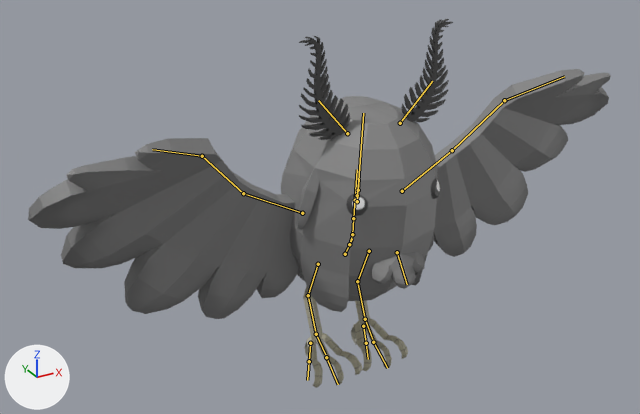
What one commit did to the FBX model Assets/Models/mothman.fbx.
One viewpoint serves both versions: a camera (50 mm lens) standing at (-3.89, -6.5, 4.99) and looking at (-0.28, 0.04, 1.72). Every picture has the same lights, and +X, +Y and +Z are marked at lower left. The picture after the commit comes second. Both versions are drawn at frame 1 of the action 'metarig|Action'; the numbers are the values there. The bones that change, and the others that lie on the model, are drawn over the model as lines.
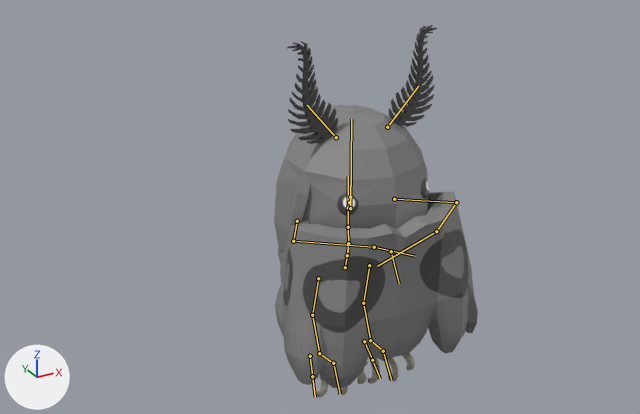
The edits, one by one:
Bone 'spine' (bone_spine) moves from (0.0, 0.142, -0.037) to (0.0, 0.0, 0.0).
Bone 'spine' (bone_spine) turns from (15, 0, 0) to (0, 0, 0) degrees about its own x, y and z.
Bone 'spine.002' (bone_spine_002) turns from (-8, 0, 0) to (0, 0, 0) degrees about its own x, y and z.
Bone 'face' (bone_face) turns from (-1, 0, 0) to (0, 0, 0) degrees about its own x, y and z.
Bone 'antenna' (bone_antenna) turns from (-1, 2, -3) to (0, 0, 0) degrees about its own x, y and z.
Bone 'antenna.001' (bone_antenna_001) turns from (-1, -2, -2) to (0, 0, 0) degrees about its own x, y and z.
Bone 'upper_arm.L' (bone_upper_arm_l) moves from (0.001, 0.002, 0.0) to (0.0, 0.0, 0.0).
Bone 'upper_arm.L' (bone_upper_arm_l) turns from (2, 1, -1) to (70, -16, -29) degrees about its own x, y and z.
Bone 'forearm.L' (bone_forearm_l) turns from (5, 3, -4) to (56, 10, -58) degrees about its own x, y and z.
Bone 'hand.L' (bone_hand_l) turns from (17, 22, -1) to (47, 20, -13) degrees about its own x, y and z.
Bone 'upper_arm.R' (bone_upper_arm_r) moves from (-0.001, 0.002, 0.0) to (0.0, 0.0, 0.0).
Bone 'upper_arm.R' (bone_upper_arm_r) turns from (2, -1, 1) to (70, 16, 29) degrees about its own x, y and z.
Bone 'forearm.R' (bone_forearm_r) turns from (6, -4, 5) to (56, -10, 58) degrees about its own x, y and z.
Bone 'hand.R' (bone_hand_r) turns from (17, -22, 1) to (47, -20, 13) degrees about its own x, y and z.
Bone 'chest' (bone_chest) turns from (-12, 0, 0) to (0, 0, 0) degrees about its own x, y and z.
Bone 'thigh.L' (bone_thigh_l) turns from (10, 0, 0) to (12, 0, 0) degrees about its own x, y and z.
Bone 'shin.L' (bone_shin_l) turns from (-49, 0, 0) to (-33, 0, 0) degrees about its own x, y and z.
Bone 'foot.L' (bone_foot_l) turns from (47, -10, 17) to (4, 0, 2) degrees about its own x, y and z.
Bone 'toe.L' (bone_toe_l) turns from (0, 0, 0) to (-72, 10, 9) degrees about its own x, y and z.
Bone 'heel.02.L' (bone_heel_02_l) moves from (0.113, -0.172, -0.016) to (0.0, 0.0, 0.0).
Bone 'heel.02.L' (bone_heel_02_l) turns from (-9, -34, -109) to (-12, -29, -93) degrees about its own x, y and z.
Bone 'thigh.R' (bone_thigh_r) turns from (9, 0, 0) to (16, 0, 0) degrees about its own x, y and z.
Bone 'shin.R' (bone_shin_r) turns from (-49, 0, 0) to (-38, 0, 0) degrees about its own x, y and z.
Bone 'foot.R' (bone_foot_r) turns from (47, 10, -17) to (4, 0, -2) degrees about its own x, y and z.
Bone 'toe.R' (bone_toe_r) turns from (0, 0, 0) to (-72, -10, -9) degrees about its own x, y and z.
Bone 'heel.02.R' (bone_heel_02_r) moves from (-0.113, -0.172, -0.016) to (0.0, 0.0, 0.0).
Bone 'heel.02.R' (bone_heel_02_r) turns from (-9, 34, 109) to (-13, 27, 87) degrees about its own x, y and z.

Location of each change, [x1, y1, x2, y2] in pixels of the pictures (640 x 414 px):
'Sphere', posed (65% narrower)
    before: [28, 19, 611, 388]
    after: [274, 25, 478, 398]
bone 'spine', root to tip
    before: (345, 254) to (352, 239)
    after: (345, 267) to (348, 248)
bone 'spine.002', root to tip
    before: (352, 234) to (353, 218)
    after: (348, 243) to (348, 227)
bone 'face', root to tip
    before: (357, 201) to (363, 113)
    after: (350, 208) to (351, 119)
bone 'antenna', root to tip
    before: (347, 133) to (318, 100)
    after: (336, 137) to (307, 105)
bone 'antenna.001', root to tip
    before: (400, 123) to (432, 81)
    after: (387, 127) to (418, 86)
bone 'upper_arm.L', root to tip
    before: (402, 191) to (452, 150)
    after: (394, 199) to (456, 202)
bone 'forearm.L', root to tip
    before: (452, 150) to (504, 100)
    after: (456, 202) to (436, 231)
bone 'hand.L', root to tip
    before: (504, 100) to (564, 76)
    after: (436, 231) to (377, 266)
bone 'upper_arm.R', root to tip
    before: (302, 213) to (243, 193)
    after: (297, 221) to (293, 241)
bone 'forearm.R', root to tip
    before: (243, 193) to (202, 156)
    after: (293, 241) to (374, 247)
bone 'hand.R', root to tip
    before: (202, 156) to (152, 149)
    after: (374, 247) to (415, 256)
bone 'chest', root to tip
    before: (397, 252) to (407, 284)
    after: (391, 251) to (399, 283)
bone 'thigh.L', root to tip
    before: (369, 251) to (357, 281)
    after: (369, 265) to (363, 303)
bone 'shin.L', root to tip
    before: (357, 281) to (365, 319)
    after: (363, 303) to (370, 340)
bone 'foot.L', root to tip
    before: (365, 319) to (372, 339)
    after: (370, 340) to (381, 349)
bone 'toe.L', root to tip
    before: (373, 342) to (387, 368)
    after: (383, 351) to (391, 380)
bone 'heel.02.L', root to tip
    before: (363, 326) to (366, 343)
    after: (364, 341) to (372, 360)
bone 'thigh.R', root to tip
    before: (318, 264) to (308, 295)
    after: (318, 278) to (312, 315)
bone 'shin.R', root to tip
    before: (308, 295) to (316, 334)
    after: (312, 315) to (319, 353)
bone 'foot.R', root to tip
    before: (316, 334) to (325, 354)
    after: (319, 353) to (331, 362)
bone 'toe.R', root to tip
    before: (326, 357) to (338, 384)
    after: (333, 363) to (340, 394)
bone 'heel.02.R', root to tip
    before: (310, 343) to (309, 361)
    after: (310, 356) to (312, 376)
